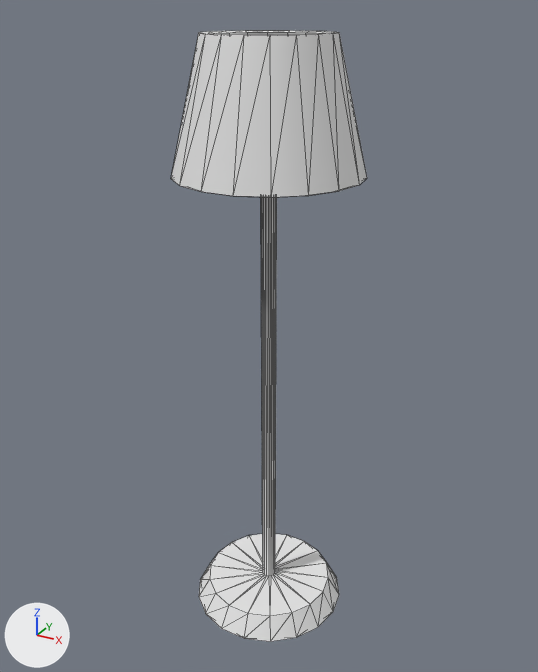
The FBX model Assets/3DAssets/TallLamp/Tall Lamp.FBX: old version first, new version second.
Both versions are drawn from a 50 mm camera at (1.22, -2.22, 2.3) aimed at (-0.01, 0.02, 1.18). Arrows for +X, +Y and +Z are at lower left; the lights stay in place. Mesh edges are drawn as thin lines.

Names of what the first picture shows: 'Tall_Lamp'.
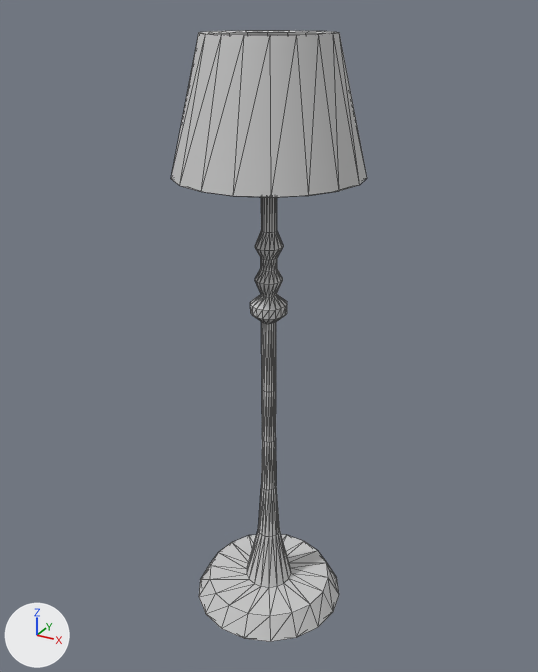
Pixel boxes (x1, y1, x2, y2) of what changed, in the pictures (538 x 672 px; the box of a moved part takes in the faces that stretch with it):
'Tall_Lamp', reshaped, rescaled
    both: (171, 30, 367, 642)
part 1 of me_mesh, moved or reshaped
    both: (171, 30, 367, 197)
part 2 of me_mesh, rebuilt
    both: (199, 197, 339, 642)

The change, as a list of edits to the scene's bpy script:
```text
Add mat_lamps:
    mat_lamps = principled_material('Lamps')
    mat_lamps.base_color = (0.588, 0.588, 0.588)  # light grey #cacaca
    mat_lamps.roughness = 0.859
Change me_mesh:
    used by ob_tall_lamp; location = (0.0, 0.0, 0.0); scale = (0.0254, 0.0254, 0.0254)
    remove me_mesh.from_pydata(...)  # 144 vertices, 284 faces; spans x -13.0..13.0, y -12.8..12.8, z 0.0..87.8
    add me_mesh.from_pydata(...)  # 378 vertices, 752 faces; spans x -13.2..13.2, y -13.0..13.0, z 0.0..89.5
    me_mesh part 1: the loose piece of 72 vertices spanning x -13.0..13.0, y -12.8..12.8, z 70.0..87.8 is scaled about the mesh origin by 1.02, in mat_lamps (light grey #cacaca)
    me_mesh part 2: the loose piece of 72 vertices spanning x -12.0..12.0, y -11.8..11.8, z 0.0..81.7 is rebuilt with 306 vertices and now spans x -12.2..12.2, y -12.1..12.1, z 0.0..83.2, in mat_lamps (light grey #cacaca)
    add me_mesh.materials.append(mat_lamps)  # light grey #cacaca
Change ob_tall_lamp:
    ob_tall_lamp.scale: (0.0254, 0.0254, 0.0254) -> (0.0249, 0.0249, 0.0249)
```
